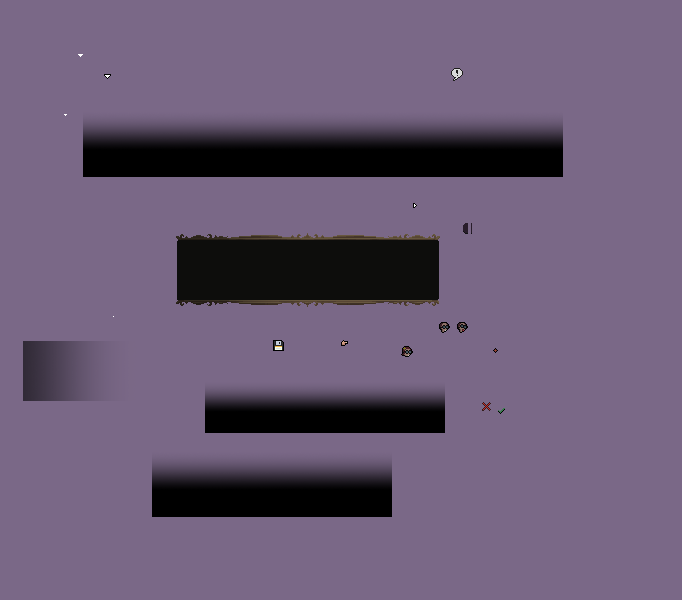
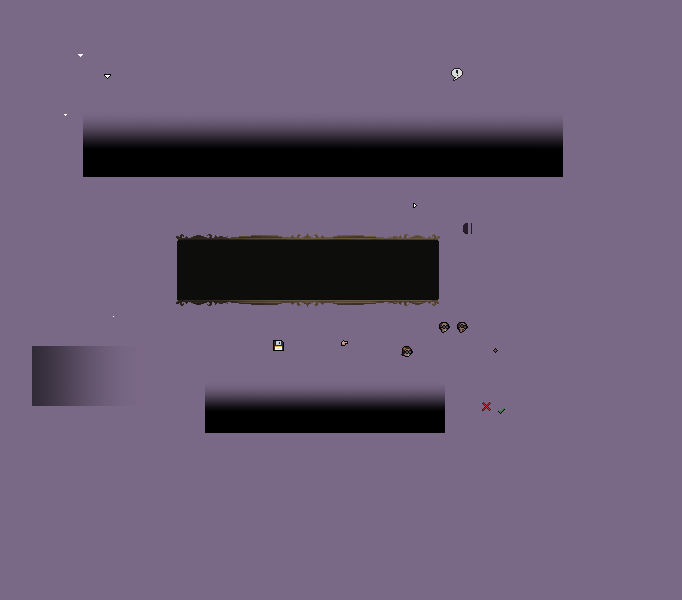
Comparing the layer stacks of the two 682x600 images. Changes:
removed layer "BottomGradient.png" over [152, 454, 392, 517]
painted on "PopupContainerShadow.png" over [23, 341, 132, 406]
